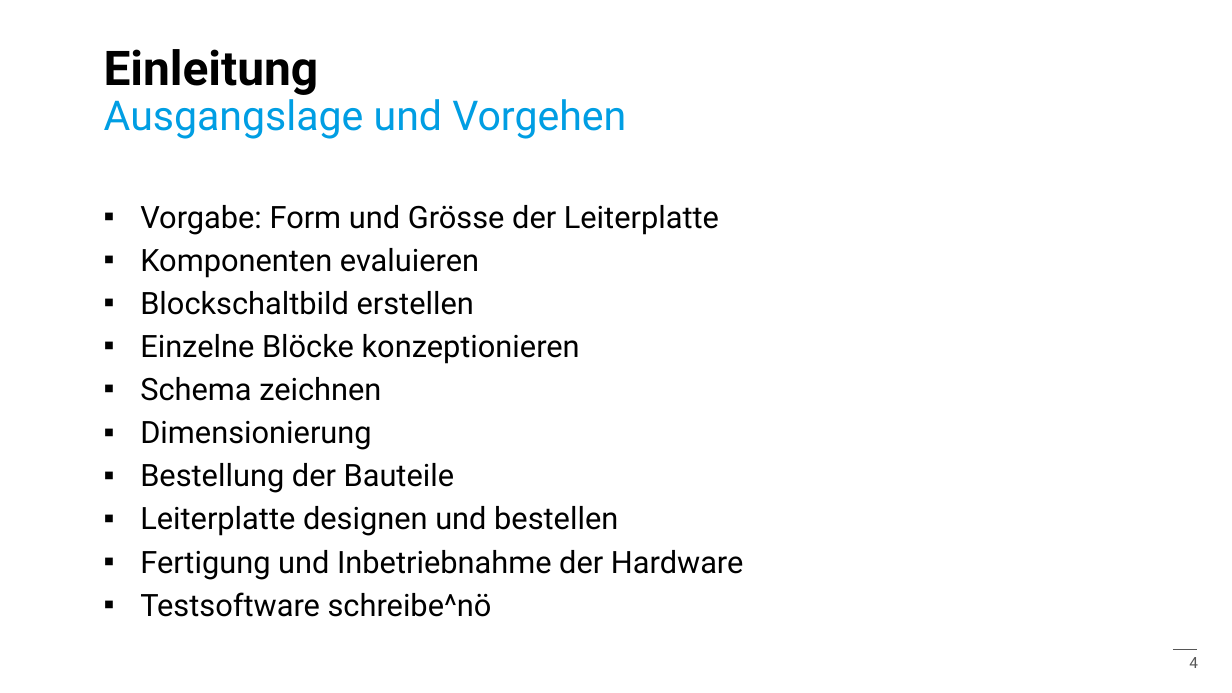
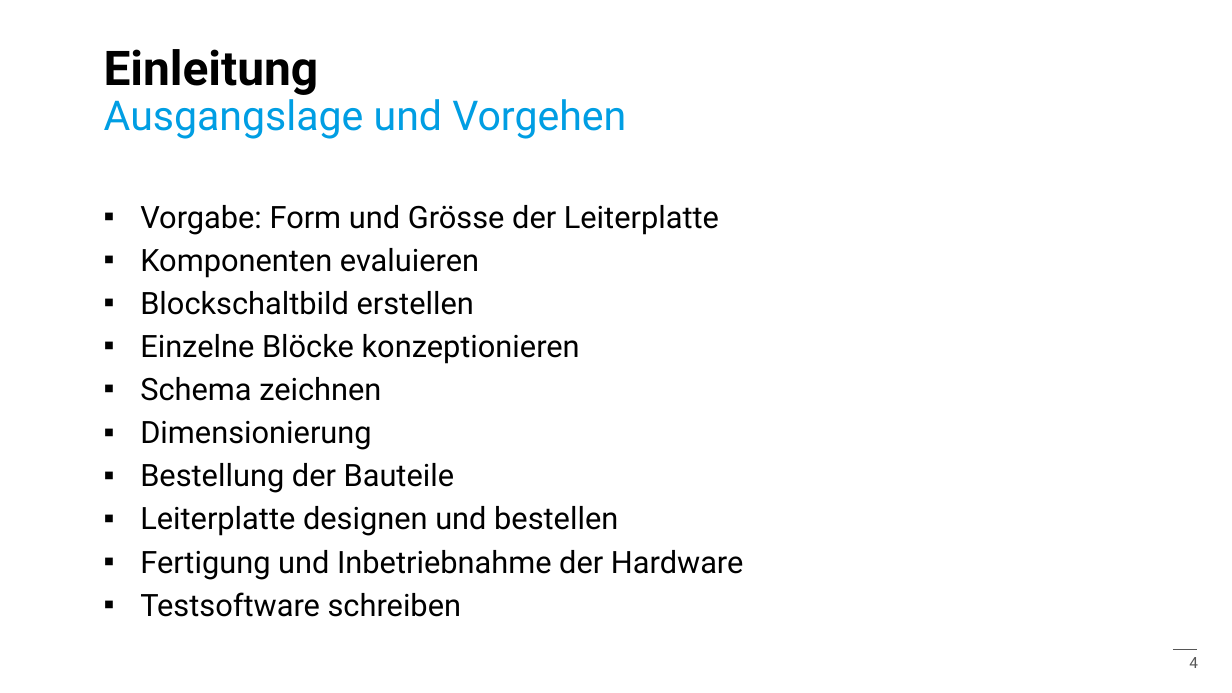
Before and after one commit to ArminWeinmann/Sensor-Board, a slide deck: slide 4 of Präsentation/Präsentation.pptx. Drawn at 1232x693 pixels with LibreOffice and Linux fonts; fonts in the diff are those of the drawing; background and template pictures are left out. Boxes give left, top, right and bottom in pixels: in the first picture for what was removed or moved away, otherwise in the second. Text is boxed around its words. In the diff, an @@ line names an element or a change of style, - is before the commit and + after.

```diff
--- a/Präsentation/Präsentation.pptx
+++ b/Präsentation/Präsentation.pptx
@@ text at (x1=140, y1=592, x2=462, y2=617): text changed @@
-▪ Testsoftware schreibe^nö
+▪ Testsoftware schreiben
```
Also in this commit, not shown: 8 other slides changed, 2 slides added, 2 slides removed.
